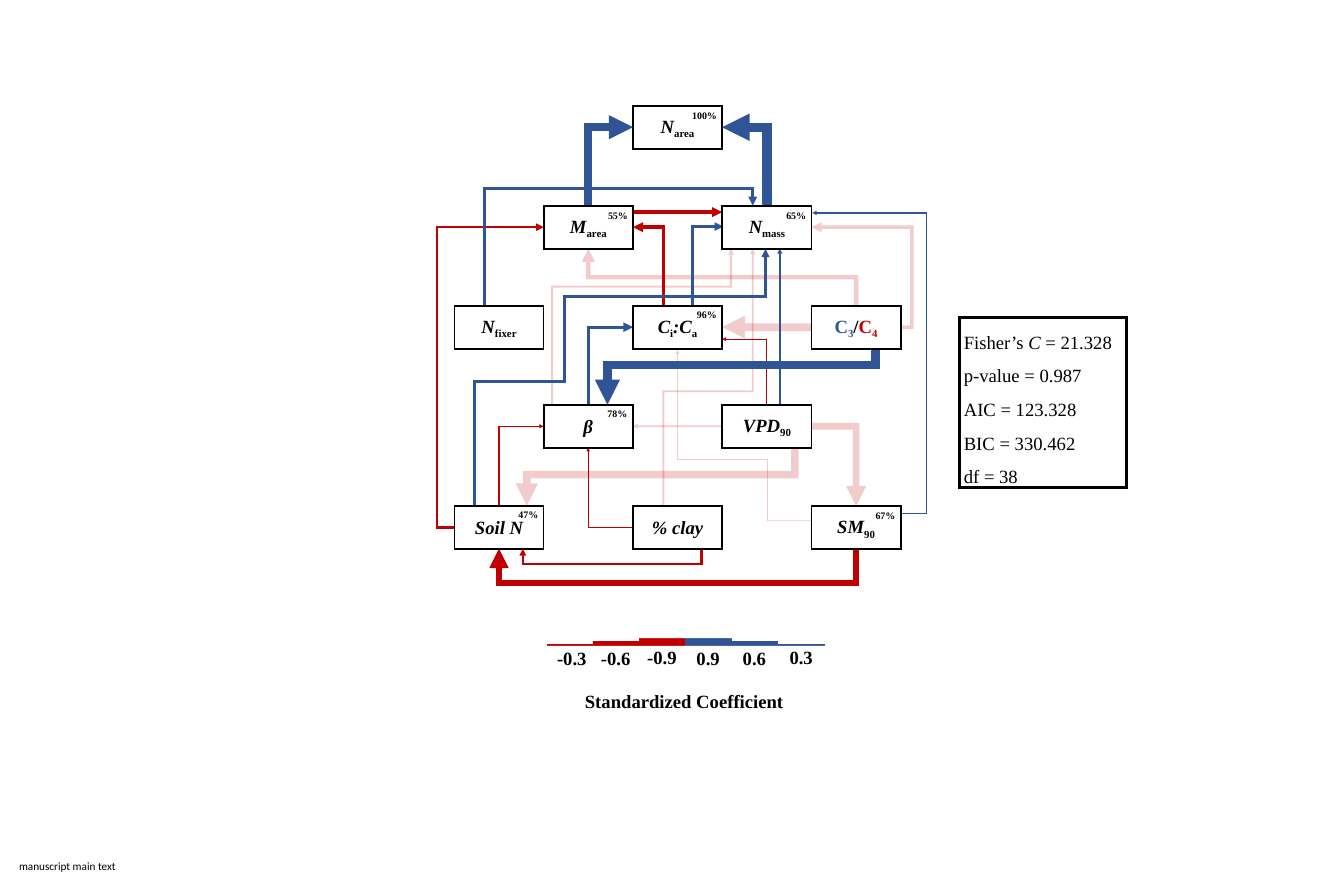
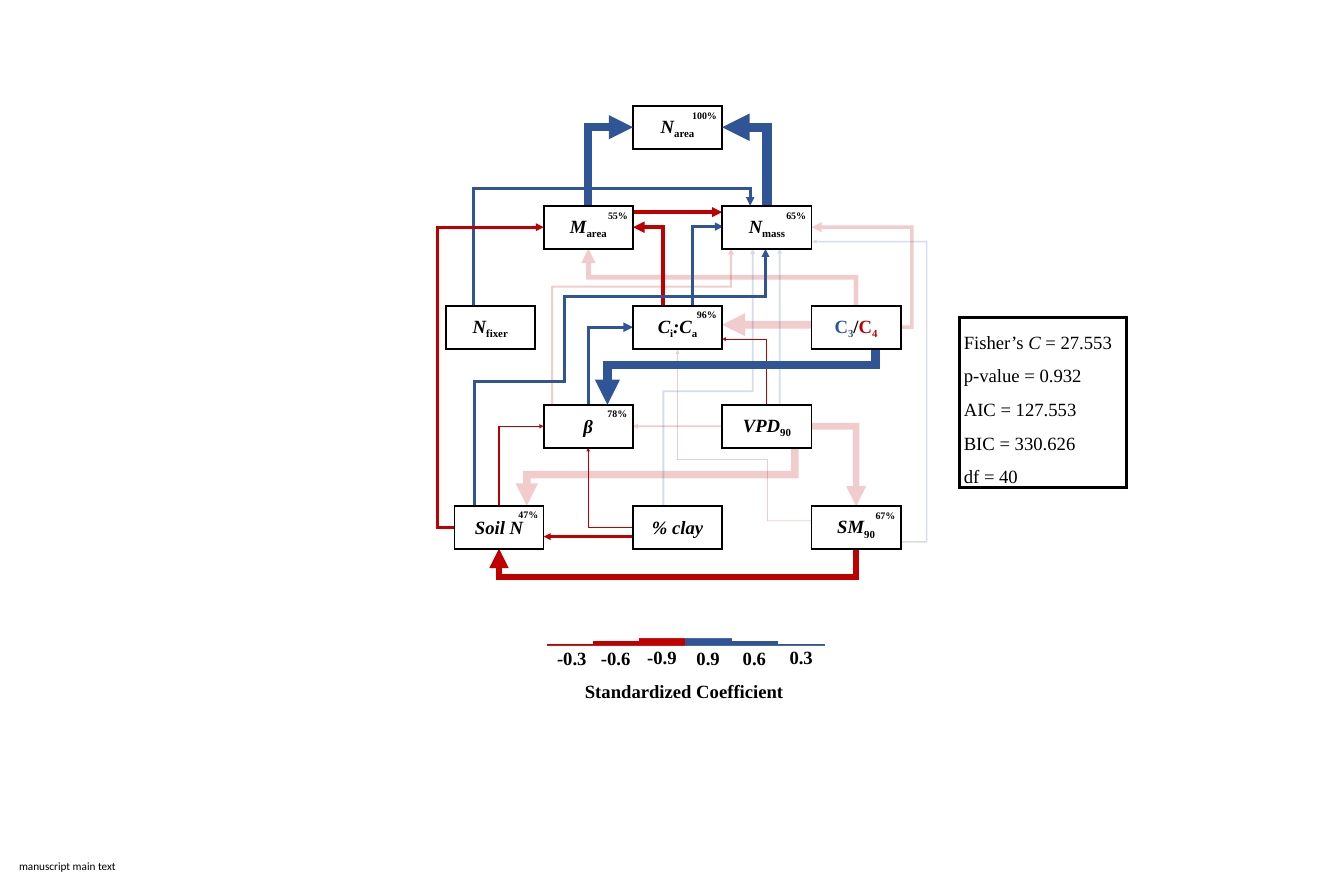
Before and after one commit to eaperkowski/TX_ecolab_leafNitrogen, a slide deck: slide 4 of working_drafts/figs/TXeco_SEM_ppt_fig.pptx. Drawn at 1344x896 pixels with LibreOffice and Linux fonts; fonts in the diff are those of the drawing. Boxes give left, top, right and bottom in pixels: in the first picture for what was removed or moved away, otherwise in the second. Text is boxed around its words. In the diff, an @@ line names an element or a change of style, - is before the commit and + after.

```diff
--- a/working_drafts/figs/TXeco_SEM_ppt_fig.pptx
+++ b/working_drafts/figs/TXeco_SEM_ppt_fig.pptx
@@ elbow arrow moved from (485, 306) - (753, 206) to (474, 306) - (750, 206) @@
@@ elbow arrow (474, 306) - (750, 206): stroke #2F5597 4.83 pt to #2F5597 4.61 pt @@
@@ elbow arrow (454, 527) - (544, 227): stroke #C00000 4.13 pt to #C00000 4.26 pt @@
@@ elbow arrow (663, 306) - (633, 227): stroke #C00000 5.45 pt to #C00000 6.23 pt @@
@@ elbow arrow (552, 405) - (731, 249): stroke #C00000 3.27 pt to #C00000 3.21 pt @@
@@ elbow arrow (564, 297) - (766, 249): stroke #2F5597 4.33 pt to #2F5597 4.32 pt @@
@@ elbow arrow (856, 306) - (588, 249): stroke #C00000 7.06 pt to #C00000 7.73 pt @@
@@ elbow arrow (663, 506) - (753, 249): stroke #C00000 2.85 pt to #2F5597 2.85 pt @@
@@ elbow arrow moved from (901, 513) - (812, 213) to (901, 542) - (812, 241) @@
@@ elbow line (474, 506) - (565, 296): stroke #2F5597 4.33 pt to #2F5597 4.32 pt @@
@@ rectangle "Nfixer": place and size @@
-rectangle "Nfixer" at <box>454,306,543,349</box>
+rectangle "Nfixer" at <box>446,306,535,349</box>
@@ text in rectangle at <box>964,336,1112,488</box>: text changed @@
-Fisher’s C = 21.328
-p-value = 0.987
-AIC = 123.328
-BIC = 330.462
-df = 38
+Fisher’s C = 27.553
+p-value = 0.932
+AIC = 127.553
+BIC = 330.626
+df = 40
@@ elbow arrow moved from (702, 549) - (523, 549) to (633, 536) - (543, 537) @@
@@ elbow arrow (856, 549) - (499, 549): route changed @@
@@ text "Standardized Coefficient": place and size @@
-text "Standardized Coefficient" at <box>585,695,783,709</box>
+text "Standardized Coefficient" at <box>585,685,783,699</box>
```
Also in this commit, not shown: 5 other files.
